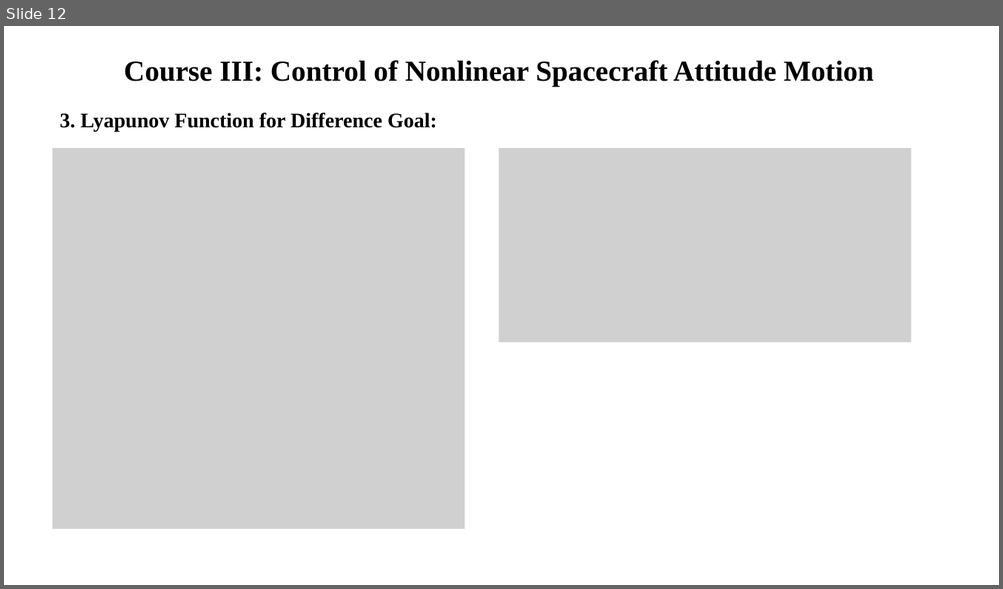
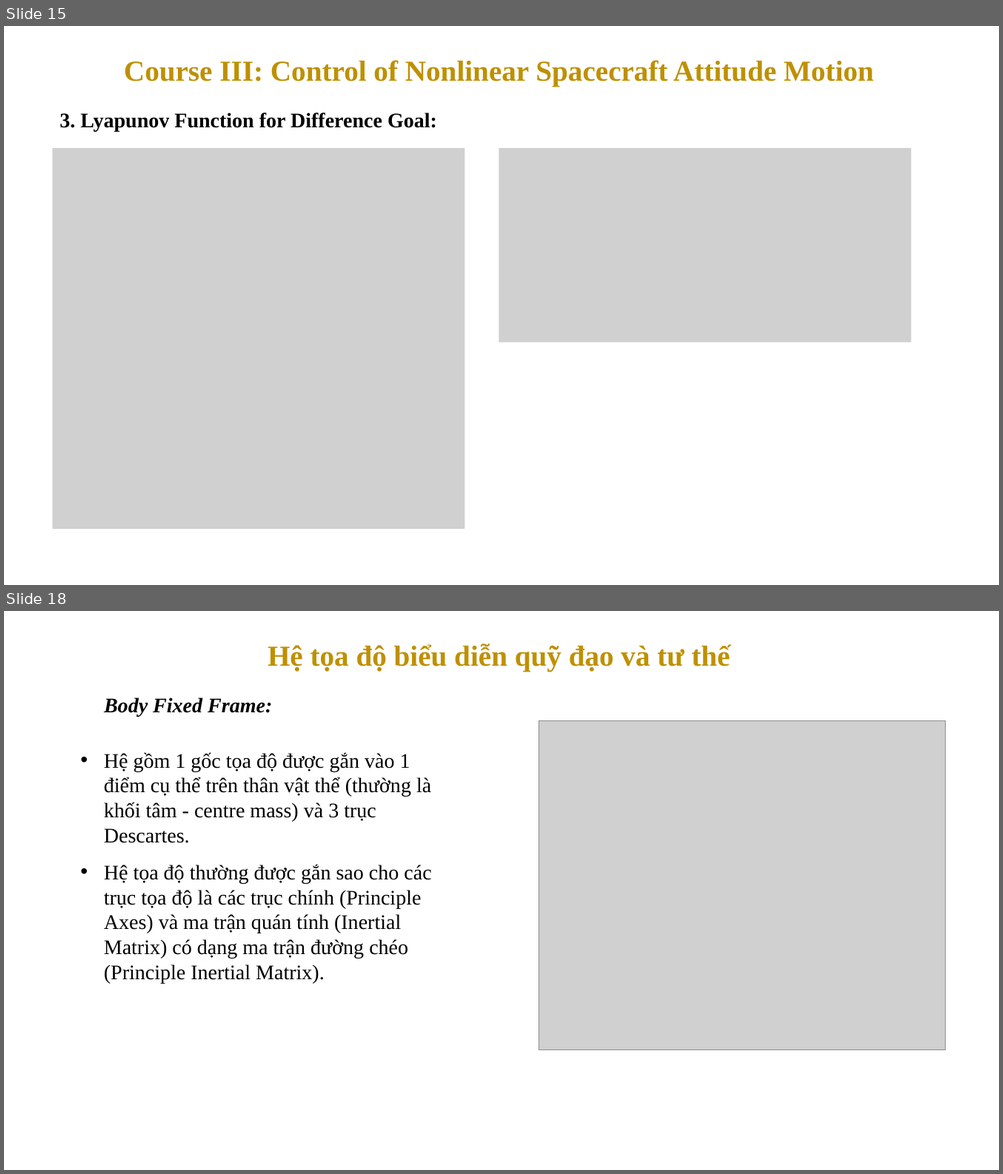
Before and after one commit to KalexxHoang/VTX_Report, a slide deck: Course report.pptx. Shown one above the other, each under a label of ours: slide 12 before the commit, slides 15 and 18 after it; the slides between them are not shown. The pictures are 1003x589 and 1003x1174 pixels, drawn with LibreOffice and Linux fonts; fonts in the diff are those of the drawing; grey boxes stand for pictures. Boxes give left, top, right and bottom in pixels: in the first picture for what was removed or moved away, otherwise in the second. Text is boxed around its words. In the diff, an @@ line names an element or a change of style, - is before the commit and + after.

```diff
--- a/Course report.pptx
+++ b/Course report.pptx
@@ slide 18 added at (x1=4, y1=611, x2=999, y2=1170), background #FFFFFF @@
@@ text added at (x1=267, y1=644, x2=730, y2=671), 28 pt, text #BF9000, bold @@
+Hệ tọa độ biểu diễn quỹ đạo và tư thế
@@ text added at (x1=104, y1=698, x2=272, y2=716), 20 pt, text #000000, bold, italic @@
+Body Fixed Frame:
@@ picture added at (x1=539, y1=721, x2=945, y2=1051) @@
@@ text added at (x1=104, y1=752, x2=431, y2=983), 20 pt, text #000000 @@
+• Hệ gồm 1 gốc tọa độ được gắn vào 1 điểm cụ thể trên thân vật thể (thường là khối tâm - centre mass) và 3 trục Descartes.
+• Hệ tọa độ thường được gắn sao cho các trục tọa độ là các trục chính (Principle Axes) và ma trận quán tính (Inertial Matrix) có dạng ma trận đường chéo (Principle Inertial Matrix).
@@ what was slide 12 is now slide 15 @@
@@ slide 15 changed as well @@
@@ text "Course III: Control of Nonlinear ..." at (x1=124, y1=60, x2=874, y2=86): text colour #000000 to #BF9000 @@
```
Also in this commit, not shown: 11 other slides changed, 8 other slides added, 2 other files.
